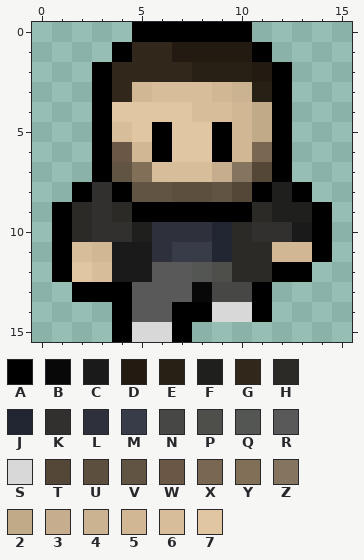
Pixel-art sprite -- assets/elements/sprites/fabien/front/4.png. Above, as it was before the edit.
The file is 48x48 pixels, drawn in blocks of 3x3; one block is one cell here. Colours within 5 levels of each other are drawn and written as one.
Palette (. is transparent): A #000000  B #070807  C #1a1a1a  D #231b12  E #272115  F #1f201d  G #31271a  H #2b2a27  J #222632  K #31302f  L #2e313c  M #383b48  N #474845  P #4e4f4b  Q #545653  R #595959  S #d8d8d8  T #544738  U #5c4f3d  V #625442  W #6a5745  X #7a6752  Y #826f57  Z #85745f  2 #c1aa88  3 #c5ad8e  4 #cbb291  5 #d1b794  6 #d7bd99  7 #e1c6a2
Pixels before, first column x 1:
 0 ....AAAAAA....
 1 ...AGGDDDDA...
 2 ..AGGGGEEEDA..
 3 ..AG566654EA..
 4 ..A77776652A..
 5 ..A67A77A52A..
 6 ..AW5A77A5XA..
 7 ..AVY6663ZTA..
 8 .AKAVVUUVTAFA.
 9 AHKHAAAAAAHFFA
10 AHKKFLLLJHKKCA
11 A65CCLMMJHH55A
12 A76CCRRQPHHAA.
13 .AAARRRBNNA...
14 ...ARRAASSA...
15 ...ASSA.......
And afterwards:
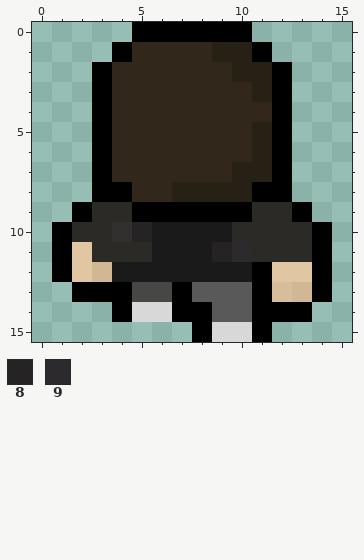
Colours new in this view: 8 #252323  9 #2c2a2d
What changed:
Changed rows in their new state; - is an unchanged pixel.
first column x 1:
 1 ------GGEE----
 2 -------GG-E---
 3 ----GGGGGG----
 4 ---GGGGGGGG---
 5 ---GGGGGGGE---
 6 ---GGGGGGGE---
 7 ---GGGGGGEE---
 8 -.A-GGEEEE-A.-
 9 .AH--------HA.
10 --H-8CCCC-HHH-
11 -7HHHCCC89-HH-
12 --5--CCCCCA77A
13 ----NNARRR-65A
14 ----SS--RR-AA-
15 ---....ASSA---
Changed places in both pictures, as pixel boxes (x1, y1, x2, y2):
changed: (52, 42, 332, 342)
